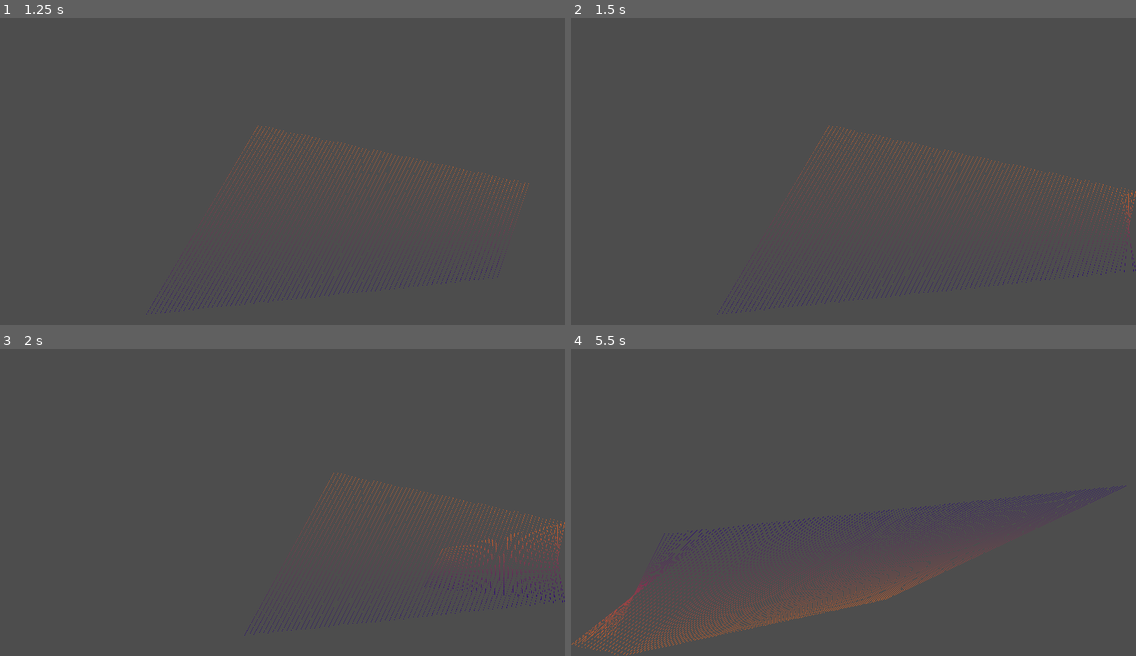
Above: before the commit, frames 1-4 (two rows, left to right).
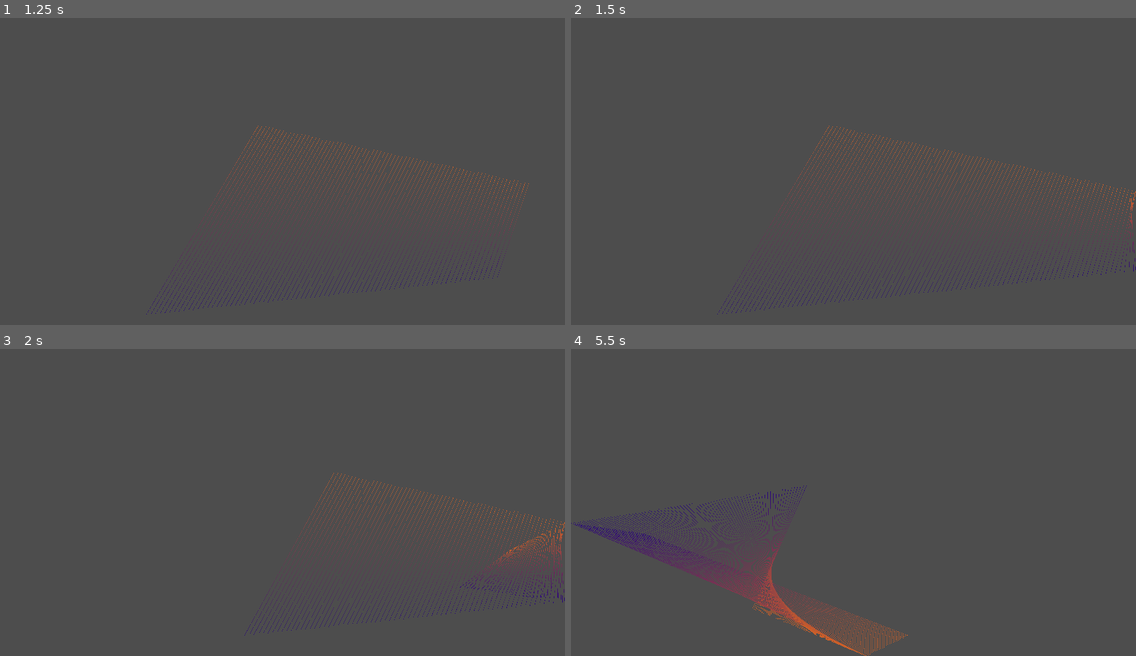
Above: after the commit, the same moments.

Repository: kasworld/gd4line2d
Game: Godot game, scene res://main.tscn
Two runs of this game, one before a commit and one after it. Both use one fixed random seed, a clock stepped at 60 frames per second and the inputs below.
Inputs:
- Up to frame 1 (1.25 s): tap Enter at 0.5 s
- Up to frame 2 (1.5 s): no input
- Up to frame 3 (2 s): no input
- Up to frame 4 (5.5 s): no input

Frame 1 is identical in both runs. In frame 2, less than 0.1% of the frame differs, in the area x 97-100%, y 56-83%; in frame 3, 0.6%; in frame 4, 6.3%, in the area x 0-99%, y 44-100%.

Commit message:
change vel on bounce

Diff:
--- a/move_line2d/move_line_2d.gd
+++ b/move_line2d/move_line_2d.gd
@@ -42,6 +42,12 @@
 		var bn = bounce(ln.points[i],velocity_list[i],vp_size,ln.width/2)
 		ln.points[i] = bn.pos
 		velocity_list[i] = bn.vel
+
+		# change vel on bounce
+		if bn.xbounce != 0 :
+			velocity_list[i].x = -random_positive(vp_size.x/2)*bn.xbounce
+		if bn.ybounce != 0 :
+			velocity_list[i].y = -random_positive(vp_size.y/2)*bn.ybounce
 
 # util functions
 
